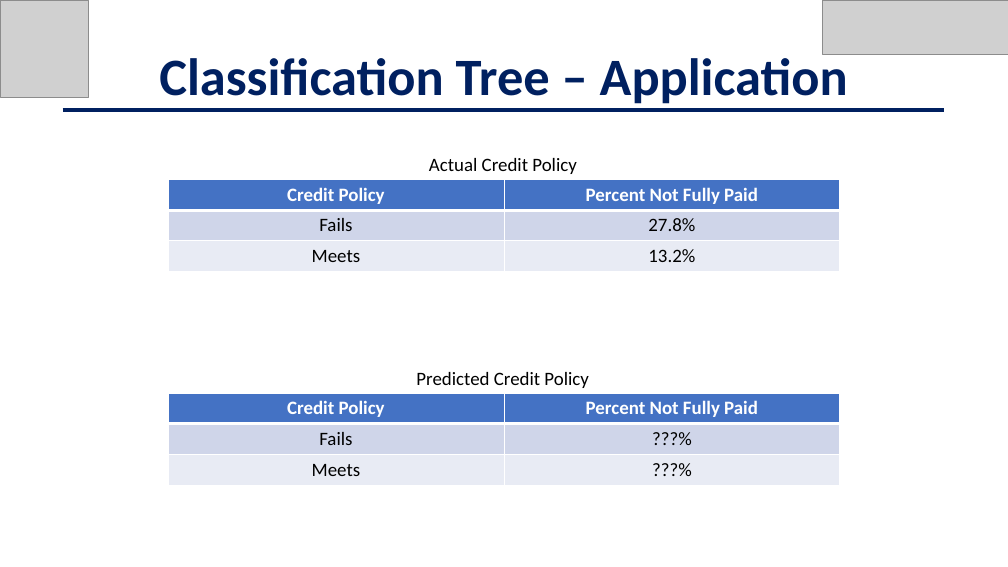
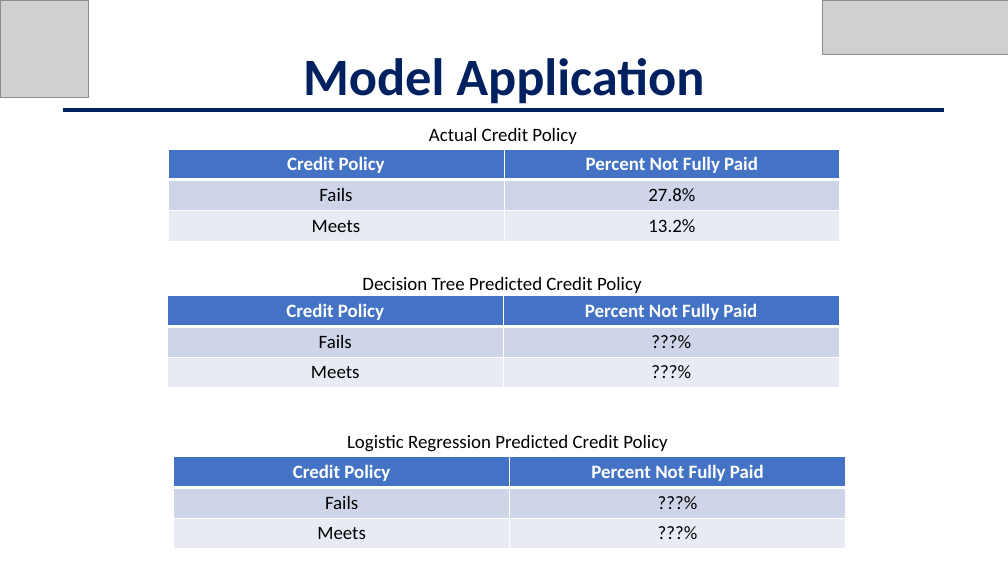
Before and after one commit to jschild01/JMB_DATS_6101, a slide deck: slide 26 of Project2/EDA_LendingClub_Slides - Project 2.pptx (slide 11 before the commit). Drawn at 1008x567 pixels with LibreOffice and Linux fonts; fonts in the diff are those of the drawing; grey boxes stand for pictures. Boxes give left, top, right and bottom in pixels: in the first picture for what was removed or moved away, otherwise in the second. Text is boxed around its words. In the diff, an @@ line names an element or a change of style, - is before the commit and + after.

```diff
--- a/Project2/EDA_LendingClub_Slides - Project 2.pptx
+++ b/Project2/EDA_LendingClub_Slides - Project 2.pptx
@@ text at [303,58,704,104]: text changed @@
-Classification Tree – Application
+Model Application
@@ text "Actual Credit Policy": place and size @@
-text "Actual Credit Policy" at [429,158,577,174]
+text "Actual Credit Policy" at [429,128,577,144]
@@ table: place and size @@
-table at [168,179,839,271]
+table at [168,149,839,241]
@@ table: place and size @@
-table at [168,393,839,485]
+table at [167,296,839,388]
@@ text at [362,277,642,293]: text changed @@
-Predicted Credit Policy
+Decision Tree Predicted Credit Policy
@@ text added at [347,435,668,452], 18 pt, text #000000 @@
+Logistic Regression Predicted Credit Policy
@@ table added at [174,457,845,549], 3 rows, 2 columns @@
+Credit Policy | Percent Not Fully Paid
+Fails | ???%
+Meets | ???%
```
Also in this commit, not shown: 5 other slides changed, 2 slides added, 1 slide removed.
